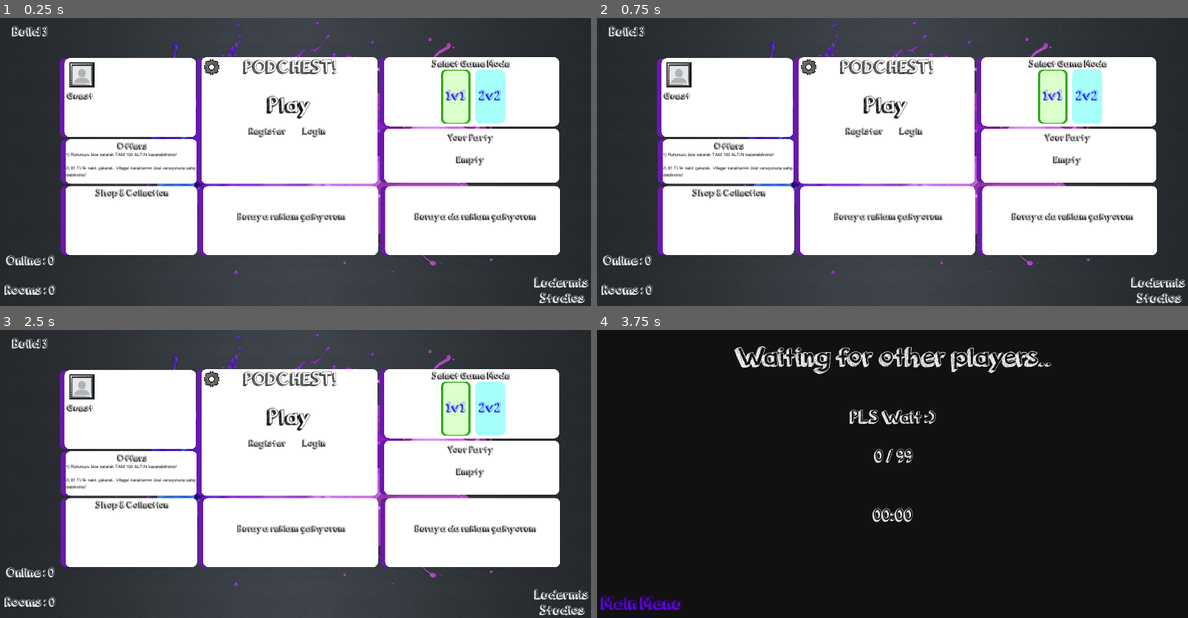
Above: before the commit, frames 1-4 (two rows, left to right).
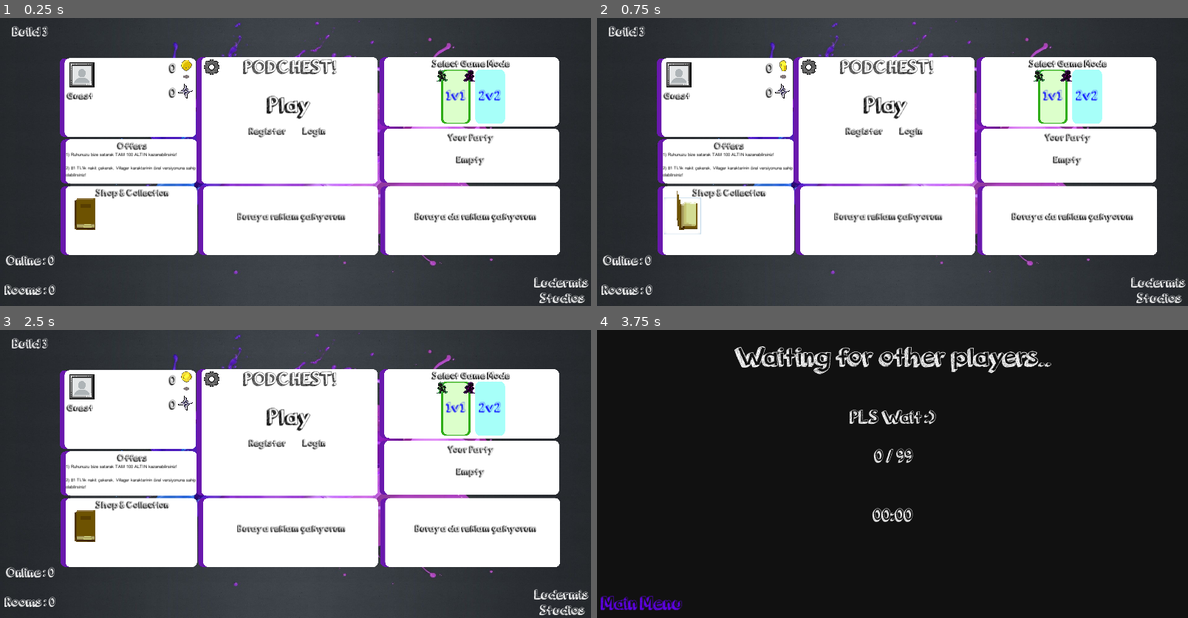
Above: after the commit, the same moments.

Repository: Ludermis/Podchest
Game: Godot game, scene res://Prefabs/Scenes/MainScene.tscn
Two runs of this game, one before a commit and one after it. Both use one fixed random seed, a clock stepped at 60 frames per second and the inputs below.
Inputs (mouse positions are in pixels of both pictures, inside the frame that each line leads up to):
- Up to frame 1 (0.25 s): no input
- Up to frame 2 (0.75 s): click (679, 216) at 0.52 s
- Up to frame 3 (2.5 s): click "Play" at 1.25 s; click "Main Menu" at 2 s
- Up to frame 4 (3.75 s): click "Play" at 2.75 s; tap Enter at 3.5 s; move the mouse to (1022, 459) at 3.52 s; hold D (right) from 3.53 s (still down); click (1022, 459) at 3.6 s

The runs differ from the first frame. In frame 1, 0.6% of the frame differs, in the area x 12-81%, y 14-74%; in frame 2, 0.6%; in frame 3, 0.6%; in frame 4, nothing differs.

Commit message:
Lynext
Main Menu updates

Diff:
--- a/Prefabs/Scenes/MainScene.tscn
+++ b/Prefabs/Scenes/MainScene.tscn
@@ -8,8 +8,12 @@
 [ext_resource path="res://Sprites/UI/Backgrounds/background1.jpg" type="Texture" id=6]
 [ext_resource path="res://Sprites/UI/gear.png" type="Texture" id=7]
 [ext_resource path="res://Fonts/arial.ttf" type="DynamicFontData" id=8]
-
-[sub_resource type="StyleBoxFlat" id=1]
+[ext_resource path="res://Sprites/UI/goldcoin.png" type="Texture" id=9]
+[ext_resource path="res://Sprites/UI/shuriken.png" type="Texture" id=10]
+[ext_resource path="res://Sprites/UI/buffrunning.png" type="Texture" id=11]
+[ext_resource path="res://Sprites/UI/book.png" type="Texture" id=12]
+
+[sub_resource type="StyleBoxFlat" id=902]
 bg_color = Color( 1, 1, 1, 1 )
 border_width_left = 8
 border_width_top = 8
@@ -32,18 +36,184 @@
 Label/constants/shadow_offset_y = 1
 Label/fonts/font = null
 Label/styles/normal = null
-Panel/styles/panel = SubResource( 1 )
-
-[sub_resource type="DynamicFont" id=3]
+Panel/styles/panel = SubResource( 902 )
+
+[sub_resource type="DynamicFont" id=904]
 size = 36
 use_filter = true
 font_data = ExtResource( 2 )
 
-[sub_resource type="DynamicFont" id=4]
+[sub_resource type="AtlasTexture" id=905]
+atlas = ExtResource( 9 )
+region = Rect2( 0, 0, 32, 32 )
+
+[sub_resource type="AtlasTexture" id=906]
+atlas = ExtResource( 9 )
+region = Rect2( 32, 0, 32, 32 )
+
+[sub_resource type="AtlasTexture" id=907]
+atlas = ExtResource( 9 )
+region = Rect2( 64, 0, 32, 32 )
+
+[sub_resource type="AtlasTexture" id=908]
+atlas = ExtResource( 9 )
+region = Rect2( 96, 0, 32, 32 )
+
+[sub_resource type="AtlasTexture" id=909]
+atlas = ExtResource( 9 )
+region = Rect2( 128, 0, 32, 32 )
+
+[sub_resource type="AtlasTexture" id=910]
+atlas = ExtResource( 9 )
+region = Rect2( 160, 0, 32, 32 )
+
+[sub_resource type="AtlasTexture" id=911]
+atlas = ExtResource( 9 )
+region = Rect2( 192, 0, 32, 32 )
+
+[sub_resource type="AtlasTexture" id=912]
+atlas = ExtResource( 9 )
+region = Rect2( 224, 0, 32, 32 )
+
+[sub_resource type="SpriteFrames" id=913]
+animations = [ {
+"frames": [ SubResource( 905 ), SubResource( 906 ), SubResource( 907 ), SubResource( 908 ), SubResource( 909 ), SubResource( 910 ), SubResource( 911 ), SubResource( 912 ) ],
+"loop": true,
+"name": "default",
+"speed": 8.0
+} ]
+
+[sub_resource type="AtlasTexture" id=914]
+atlas = ExtResource( 10 )
+region = Rect2( 0, 0, 34, 34 )
+
+[sub_resource type="SpriteFrames" id=915]
+animations = [ {
+"frames": [ SubResource( 914 ) ],
+"loop": true,
+"name": "default",
+"speed": 5.0
+} ]
+
+[sub_resource type="DynamicFont" id=916]
+size = 48
+use_filter = true
+font_data = ExtResource( 2 )
+
+[sub_resource type="DynamicFont" id=917]
 use_filter = true
 font_data = ExtResource( 8 )
 
-[sub_resource type="StyleBoxFlat" id=5]
+[sub_resource type="GDScript" id=918]
+script/source = "extends Button
+
+
+func _ready():
+	pass
+
+
+func _on_CollectionButton_mouse_entered():
+	$AnimatedSprite.play(\"opening\")
+
+
+func _on_CollectionButton_mouse_exited():
+	$AnimatedSprite.play(\"opening\",true)
+
+
+func _on_CollectionButton_pressed():
+	pass # Replace with function body.
+"
+
+[sub_resource type="AtlasTexture" id=919]
+atlas = ExtResource( 12 )
+region = Rect2( 0, 0, 28, 35 )
+
+[sub_resource type="AtlasTexture" id=920]
+atlas = ExtResource( 12 )
+region = Rect2( 0, 0, 28, 35 )
+
+[sub_resource type="AtlasTexture" id=921]
+atlas = ExtResource( 12 )
+region = Rect2( 28, 0, 28, 35 )
+
+[sub_resource type="AtlasTexture" id=922]
+atlas = ExtResource( 12 )
+region = Rect2( 56, 0, 28, 35 )
+
+[sub_resource type="AtlasTexture" id=923]
+atlas = ExtResource( 12 )
+region = Rect2( 84, 0, 28, 35 )
+
+[sub_resource type="AtlasTexture" id=924]
+atlas = ExtResource( 12 )
+region = Rect2( 112, 0, 28, 35 )
+
+[sub_resource type="AtlasTexture" id=925]
+atlas = ExtResource( 12 )
+region = Rect2( 140, 0, 28, 35 )
+
+[sub_resource type="AtlasTexture" id=926]
+atlas = ExtResource( 12 )
+region = Rect2( 0, 35, 28, 35 )
+
+[sub_resource type="AtlasTexture" id=927]
+atlas = ExtResource( 12 )
+region = Rect2( 28, 35, 28, 35 )
+
+[sub_resource type="AtlasTexture" id=928]
+atlas = ExtResource( 12 )
+region = Rect2( 56, 35, 28, 35 )
+
+[sub_resource type="AtlasTexture" id=929]
+atlas = ExtResource( 12 )
+region = Rect2( 84, 35, 28, 35 )
+
+[sub_resource type="AtlasTexture" id=930]
+atlas = ExtResource( 12 )
+region = Rect2( 112, 35, 28, 35 )
+
+[sub_resource type="AtlasTexture" id=931]
+atlas = ExtResource( 12 )
+region = Rect2( 140, 35, 28, 35 )
+
+[sub_resource type="AtlasTexture" id=932]
+atlas = ExtResource( 12 )
+region = Rect2( 0, 70, 28, 35 )
+
+[sub_resource type="AtlasTexture" id=933]
+atlas = ExtResource( 12 )
+region = Rect2( 28, 70, 28, 35 )
+
+[sub_resource type="AtlasTexture" id=934]
+atlas = ExtResource( 12 )
+region = Rect2( 56, 70, 28, 35 )
+
+[sub_resource type="AtlasTexture" id=935]
+atlas = ExtResource( 12 )
+region = Rect2( 84, 70, 28, 35 )
+
+[sub_resource type="AtlasTexture" id=936]
+atlas = ExtResource( 12 )
+region = Rect2( 112, 70, 28, 35 )
+
+[sub_resource type="AtlasTexture" id=937]
+atlas = ExtResource( 12 )
+region = Rect2( 140, 70, 28, 35 )
+
+[sub_resource type="SpriteFrames" id=938]
+animations = [ {
+"frames": [ SubResource( 919 ) ],
+"loop": false,
+"name": "default",
+"speed": 5.0
+}, {
+"frames": [ SubResource( 920 ), SubResource( 921 ), SubResource( 922 ), SubResource( 923 ), SubResource( 924 ), SubResource( 925 ), SubResource( 926 ), SubResource( 927 ), SubResource( 928 ), SubResource( 929 ), SubResource( 930 ), SubResource( 931 ), SubResource( 932 ), SubResource( 933 ), SubResource( 934 ), SubResource( 935 ), SubResource( 936 ), SubResource( 937 ) ],
+"loop": false,
+"name": "opening",
+"speed": 15.0
+} ]
+
+[sub_resource type="StyleBoxFlat" id=939]
 bg_color = Color( 1, 1, 1, 1 )
 border_width_left = 8
 border_width_top = 4
@@ -242,11 +412,52 @@
 margin_top = 101.0
 margin_right = 320.0
 margin_bottom = 151.0
-custom_fonts/font = SubResource( 3 )
+custom_fonts/font = SubResource( 904 )
 custom_colors/font_color = Color( 0, 0, 0, 1 )
 text = "Guest"
 valign = 1
 clip_text = true
+__meta__ = {
+"_edit_use_anchors_": false
+}
+
+[node name="CoinSprite" type="AnimatedSprite" parent="AccountPanel"]
+position = Vector2( 411.598, 34.8854 )
+scale = Vector2( 2, 2 )
+frames = SubResource( 913 )
+frame = 1
+playing = true
+
+[node name="ShurikenSprite" type="AnimatedSprite" parent="AccountPanel"]
+position = Vector2( 409.764, 107.264 )
+scale = Vector2( 1.5, 1.5 )
+frames = SubResource( 915 )
+playing = true
+
+[node name="CoinLabel" type="Label" parent="AccountPanel"]
+margin_left = 160.0
+margin_top = 13.0
+margin_right = 376.0
+margin_bottom = 61.0
+custom_fonts/font = SubResource( 916 )
+custom_colors/font_color = Color( 0, 0, 0, 1 )
+text = "0"
+align = 2
+valign = 1
+__meta__ = {
+"_edit_use_anchors_": false
+}
+
+[node name="ShurikenLabel" type="Label" parent="AccountPanel"]
+margin_left = 160.0
+margin_top = 93.0
+margin_right = 376.0
+margin_bottom = 141.0
+custom_fonts/font = SubResource( 916 )
+custom_colors/font_color = Color( 0, 0, 0, 1 )
+text = "0"
+align = 2
+valign = 1
 __meta__ = {
 "_edit_use_anchors_": false
 }
@@ -312,13 +523,30 @@
 __meta__ = {
 "_edit_use_anchors_": false
 }
+
+[node name="CollectionButton" type="Button" parent="MiscPanel"]
+margin_left = 21.0
+margin_top = 37.0
+margin_right = 141.0
+margin_bottom = 157.0
+flat = true
+script = SubResource( 918 )
+__meta__ = {
+"_edit_use_anchors_": false
+}
+
+[node name="AnimatedSprite" type="AnimatedSprite" parent="MiscPanel/CollectionButton"]
+position = Vector2( 56, 40 )
+scale = Vector2( 4, 4 )
+frames = SubResource( 938 )
+playing = true
 
 [node name="AdPanel1" type="Panel" parent="."]
 margin_left = 643.0
 margin_top = 547.0
 margin_right = 1227.0
 margin_bottom = 771.0
-theme = SubResource( 2 )
+theme = SubResource( 903 )
 custom_styles/panel = ExtResource( 4 )
 __meta__ = {
 "_edit_use_anchors_": false
@@ -405,19 +633,41 @@
 margin_right = 272.0
 margin_bottom = 176.0
 rect_min_size = Vector2( 96, 176 )
-custom_styles/hover = SubResource( 5 )
-custom_styles/pressed = SubResource( 6 )
-custom_styles/normal = SubResource( 7 )
-custom_fonts/font = SubResource( 8 )
+custom_styles/hover = SubResource( 939 )
+custom_styles/pressed = SubResource( 940 )
+custom_styles/normal = SubResource( 941 )
+custom_fonts/font = SubResource( 942 )
 custom_colors/font_color = Color( 0, 0, 1, 1 )
 custom_colors/font_color_hover = Color( 0, 0, 1, 1 )
 custom_colors/font_color_pressed = Color( 0, 0, 1, 1 )
 toggle_mode = true
 pressed = true
-group = SubResource( 9 )
+group = SubResource( 943 )
 text = "1v1"
 flat = false
-script = SubResource( 10 )
+script = SubResource( 944 )
+__meta__ = {
+"_edit_use_anchors_": false
+}
+
+[node name="TextureRect" type="TextureRect" parent="GamemodePanel/HBoxContainer/1v1Toggle"]
+margin_left = -16.0
+margin_right = 24.0
+margin_bottom = 40.0
+texture = ExtResource( 11 )
+expand = true
+__meta__ = {
+"_edit_use_anchors_": false
+}
+
+[node name="TextureRect2" type="TextureRect" parent="GamemodePanel/HBoxContainer/1v1Toggle"]
+modulate = Color( 0.898039, 0, 1, 1 )
+margin_left = 72.0
+margin_right = 112.0
+margin_bottom = 40.0
+texture = ExtResource( 11 )
+expand = true
+flip_h = true
 __meta__ = {
 "_edit_use_anchors_": false
 }
@@ -634,6 +884,9 @@
 
 [node name="DemandOnlineTimer" type="Timer" parent="."]
 autostart = true
+[connection signal="mouse_entered" from="MiscPanel/CollectionButton" to="MiscPanel/CollectionButton" method="_on_CollectionButton_mouse_entered"]
+[connection signal="mouse_exited" from="MiscPanel/CollectionButton" to="MiscPanel/CollectionButton" method="_on_CollectionButton_mouse_exited"]
+[connection signal="pressed" from="MiscPanel/CollectionButton" to="MiscPanel/CollectionButton" method="_on_CollectionButton_pressed"]
 [connection signal="toggled" from="GamemodePanel/HBoxContainer/1v1Toggle" to="GamemodePanel/HBoxContainer/1v1Toggle" method="_on_1v1Toggle_toggled"]
 [connection signal="toggled" from="GamemodePanel/HBoxContainer/2v2Toggle" to="GamemodePanel/HBoxContainer/2v2Toggle" method="_on_2v2Toggle_toggled"]
 [connection signal="pressed" from="PlayPanel/PlayButton" to="PlayPanel/PlayButton" method="_on_PlayButton_pressed"]
Binary file removed: Fonts/lanapixel.ttf
Not shown: 36 places in Prefabs/Scenes/MainScene.tscn that only renumber resources
Binary file added: Sprites/UI/book.png
Not shown, added: Sprites/UI/book.png.import
Binary file added: Sprites/UI/buffrunning.png
Not shown, added: Sprites/UI/buffrunning.png.import
Binary file added: Sprites/UI/collectionbook.png
Not shown, added: Sprites/UI/collectionbook.png.import
Binary file added: Sprites/UI/goldcoin.png
Not shown, added: Sprites/UI/goldcoin.png.import
Binary file added: Sprites/UI/shuriken.png
Not shown, added: Sprites/UI/shuriken.png.import
